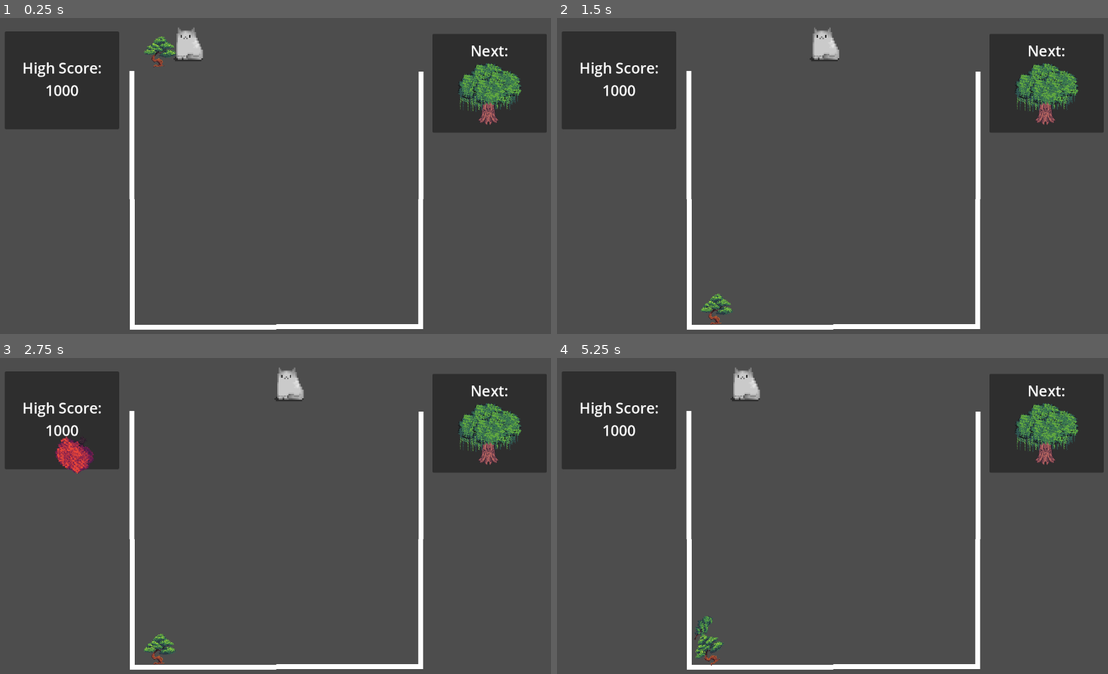
Above: before the commit, frames 1-4 (two rows, left to right).
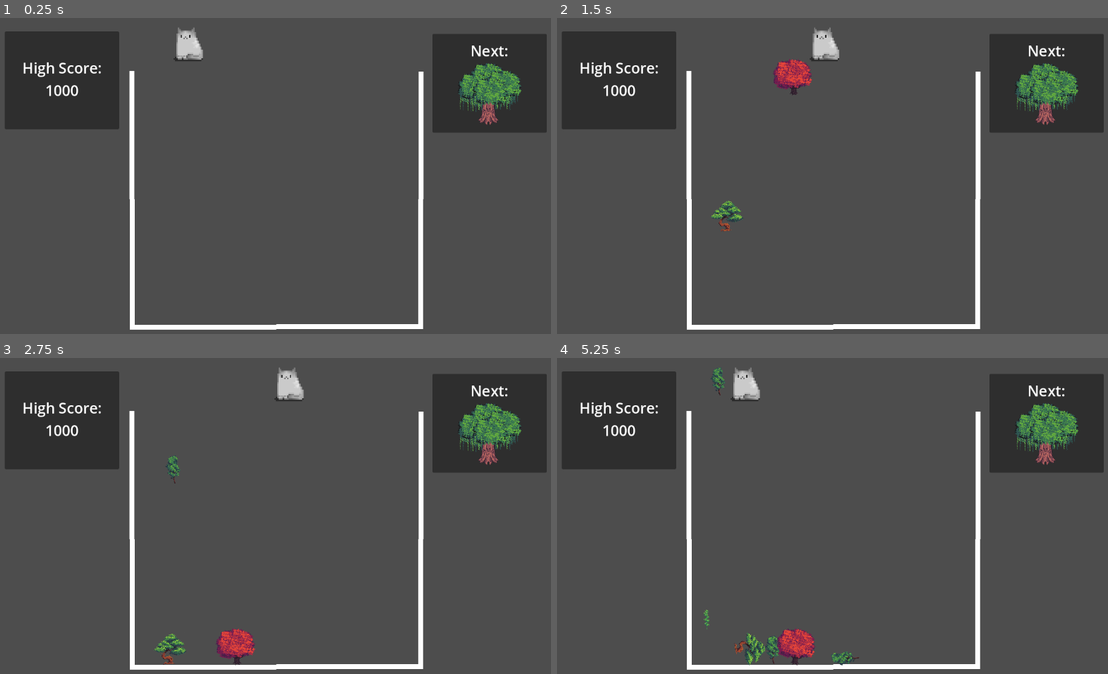
Above: after the commit, the same moments.

Repository: emilykrohn/TreeikaGame
Game: Godot game, scene res://Scenes/Game/main.tscn
Two runs of this game, one before a commit and one after it. Both use one fixed random seed, a clock stepped at 60 frames per second and the inputs below.
Inputs:
- Up to frame 1 (0.25 s): no input
- Up to frame 2 (1.5 s): hold Right (ui_right) 0.53-1.28 s; tap Space (ui_select) at 0.6, 0.77, 1.07, 1.35 s; hold Left (ui_left) from 1.28 s (still down)
- Up to frame 3 (2.75 s): tap Space (ui_select) at 1.52, 1.82, 2.1 s; release Left (ui_left) at 2.03 s; hold Right (ui_right) from 2.03 s (still down)
- Up to frame 4 (5.25 s): tap Space (ui_select) at 2.85, 3.02, 3.32, 3.6, 3.77, 4.07, 4.35, 4.52, 4.82, 5.1 s; release Right (ui_right) at 3.53 s; hold Left (ui_left) from 3.53 s (still down)

The runs differ from the first frame. In frame 1, 0.3% of the frame differs, in the area x 26-32%, y 5-16%; in frame 2, 1.0%; in frame 3, 1.6%, in the area x 9-47%, y 24-98%; in frame 4, 1.5%.

Commit message:
Press spacebar to drop

Diff:
--- a/Scenes/Game/player.tscn
+++ b/Scenes/Game/player.tscn
@@ -71,7 +71,6 @@
 script = ExtResource("4_tbglk")
 
 [node name="Timer" type="Timer" parent="drop"]
-wait_time = 2.0
 autostart = true
 
 [connection signal="timeout" from="drop/Timer" to="drop" method="_on_timer_timeout"]
--- a/Scripts/drop.gd
+++ b/Scripts/drop.gd
@@ -6,11 +6,10 @@
 var spawn_cooldown := true
 
 func spawn_tree():
-	if spawn_cooldown:
+	if spawn_cooldown and Input.is_action_just_pressed("ui_select"):
 		var tree = trees[randi() % trees.size()].instantiate()
 		tree.global_position = $"../drop_point".global_position
 		$"../../../../".add_child(tree)
-		print("Spawn")
 		spawn_cooldown = false
 
 func _on_timer_timeout():
